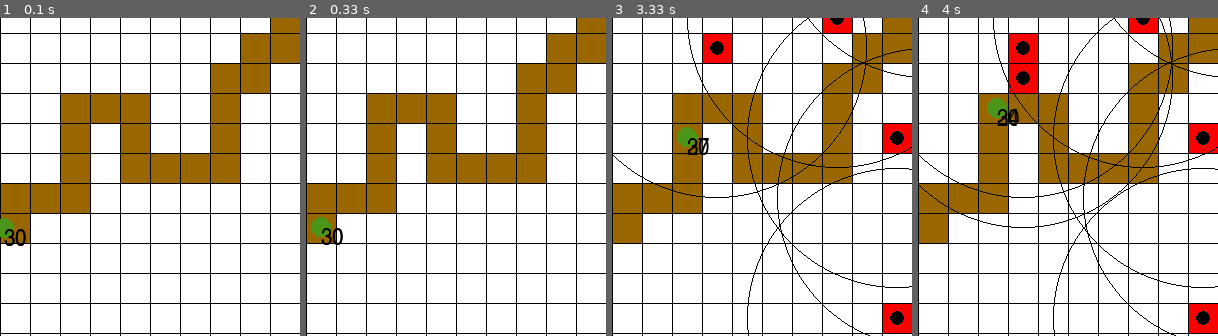
Above: before the commit, frames 1-4 (left to right).
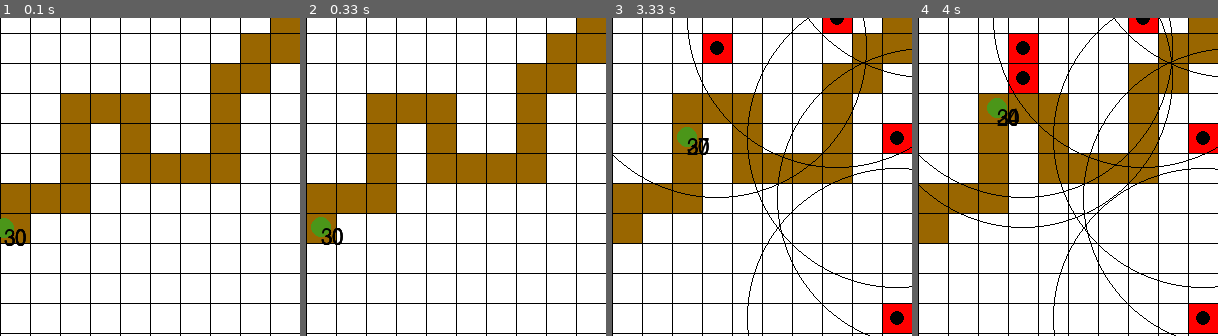
Above: after the commit, the same moments.

Repository: RMHendriks/TowerDefensePygame
Game: pygame game, started from towerdefense.py
The game is run twice, just before and just after one commit, with the same random seed, the same clock (stepped at 60 frames per second) and the same inputs.
Inputs (mouse positions are % of the whole screen's width and height, from its top left):
- Up to frame 1 (0.1 s): no input
- Up to frame 2 (0.33 s): no input
- Up to frame 3 (3.33 s): click (50, 51) at 0.38 s; click (51, 58) at 0.72 s; click (19, 36) at 1.05 s; click (87, 87) at 1.38 s; click (52, 17) at 1.72 s; click (45, 78) at 2.05 s; click (88, 90) at 2.38 s; click (36, 30) at 2.72 s; click (76, 42) at 3.05 s
- Up to frame 4 (4 s): click (86, 43) at 3.38 s; click (18, 38) at 3.72 s
The pictures show only the part of the screen within x 0-50%, y 31-81%; the shares and areas given below are measured in that part.

The runs differ from the first frame. In frame 1, less than 0.1% of the frame differs, in the area x 1-9%, y 66-72%; in frame 2, less than 0.1%; in frame 3, less than 0.1%, in the area x 25-33%, y 38-44%; in frame 4, less than 0.1%.

Commit message:
Early wave system implementation

Diff:
--- a/enemy_wave.py
+++ b/enemy_wave.py
@@ -1,9 +1,29 @@
-import pygame
+import random
+from pygame.math import Vector2
 from enemy import Enemy
 
 
 class EnemyWave():
     """ Class that generates a group of enemies. """
 
-    def __init__(self) -> None:
-        pass
+    def __init__(self, road_list: list[Vector2], cell_size: int) -> None:
+
+        self.cell_size = cell_size
+        self.road_list = road_list
+
+        self.enemy_list: list[Enemy] = self.initialize_wave()
+
+    def initialize_wave(self) -> list[Enemy]:
+        """ Initialize a wave of enemies of a random size. """
+
+        enemy_list: list[Enemy] = []
+
+        for x in range(random.randint(3, 5)):
+            enemy_list.append(Enemy(self.road_list, self.cell_size))
+
+        return enemy_list
+
+    def get_enemy_wave(self) -> list[Enemy]:
+        """ Return a list of enemies. """
+
+        return self.enemy_list
--- a/towerdefense.py
+++ b/towerdefense.py
@@ -6,6 +6,7 @@
 from road import Road
 from tower import Tower
 from player import Player
+from enemy_wave import EnemyWave
 from enemy import Enemy
 from projectile import Projectile
 
@@ -51,7 +52,9 @@
     road_list: List[Vector2] = draw_path(grid)
 
     # initialise enemies
-    enemy_list = [Enemy(road_list, CELL_SIZE), Enemy(road_list, CELL_SIZE)]
+    # TODO work out the wave system
+    wave_list: List[EnemyWave] = [EnemyWave(road_list, CELL_SIZE)]
+    enemy_list = wave_list[0].get_enemy_wave()
 
     # initialise list for towers
     tower_list: List[Tower] = []
@@ -64,6 +67,7 @@
 
         # set game speed
         game_speed = SPEED * clock.tick(60)
+
 
         # event handeler
         for event in pygame.event.get():
